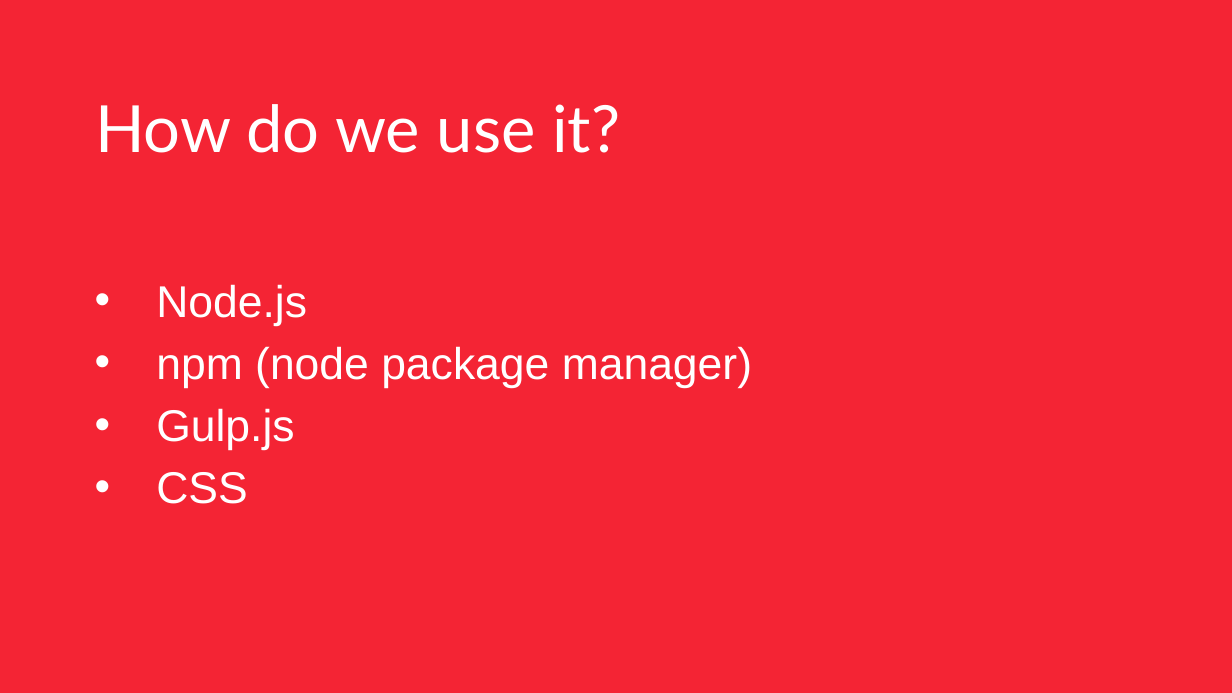
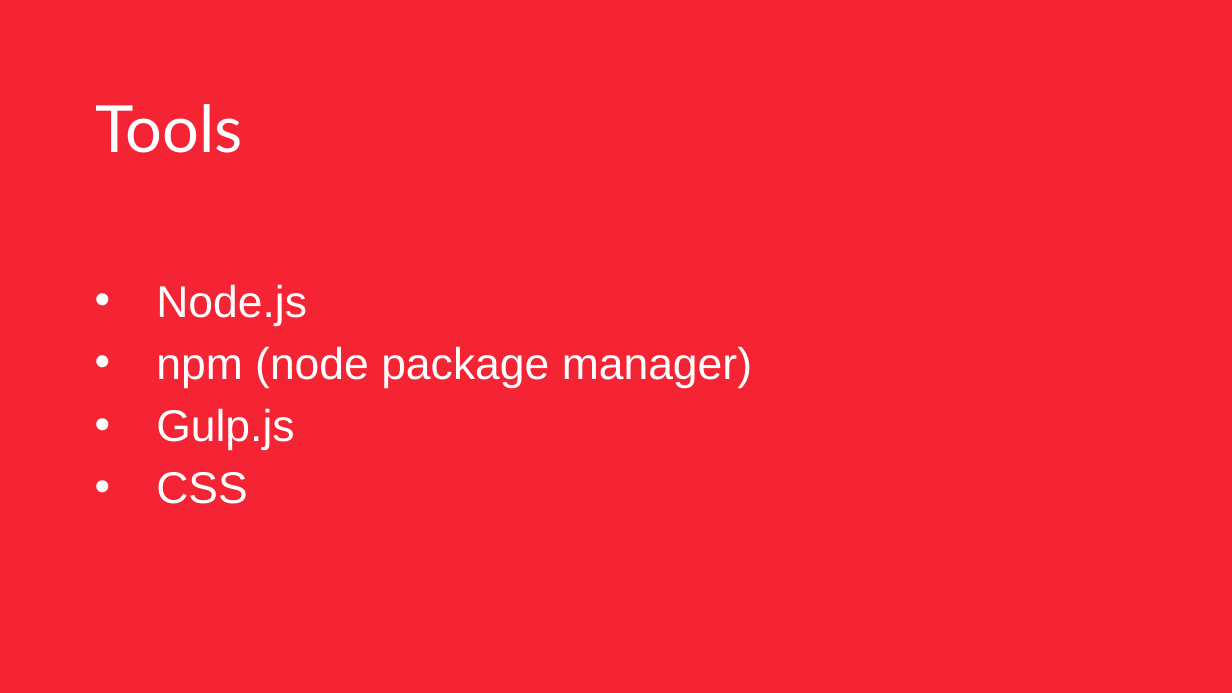
Before and after one commit to mihaeltomic/postcss-presentation, a slide deck: slide 3 of PostCSS.pptx (slide 4 before the commit). Drawn at 1232x693 pixels with LibreOffice and Linux fonts; fonts in the diff are those of the drawing; background and template pictures are left out. Boxes give left, top, right and bottom in pixels: in the first picture for what was removed or moved away, otherwise in the second. Text is boxed around its words. In the diff, an @@ line names an element or a change of style, - is before the commit and + after.

```diff
--- a/PostCSS.pptx
+++ b/PostCSS.pptx
@@ title at (95, 104, 243, 153): text changed @@
-How do we use it?
+Tools
```
Also in this commit, not shown: 2 other slides changed, 2 other files.
